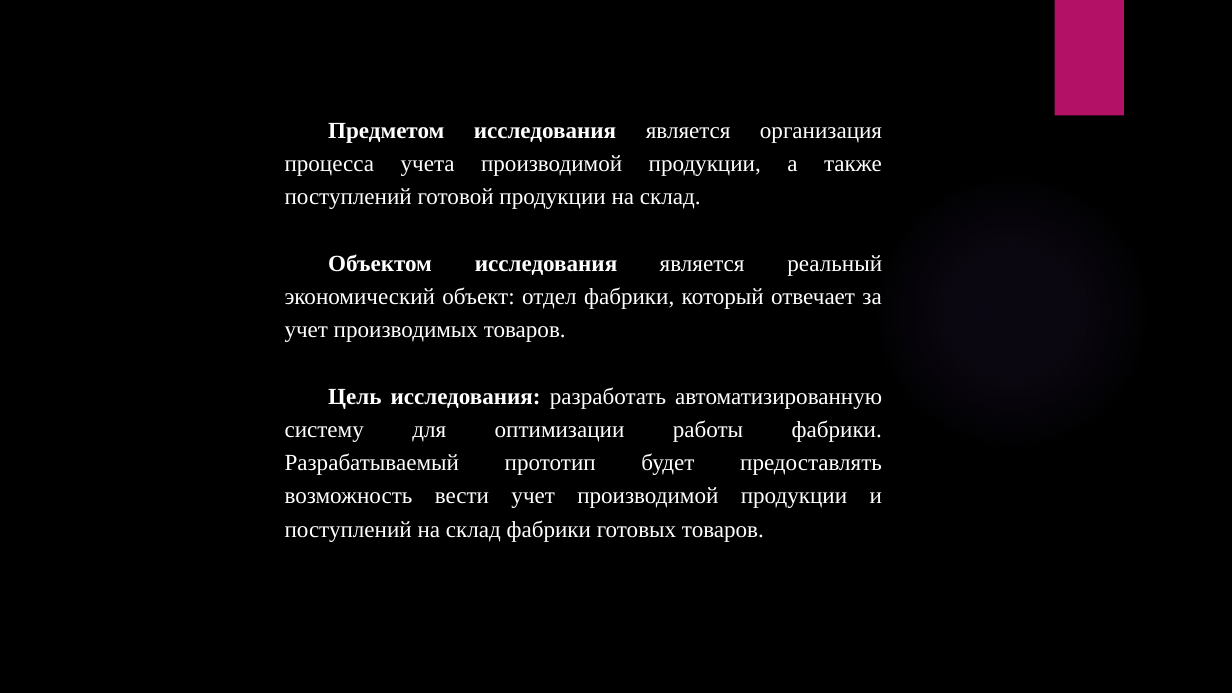
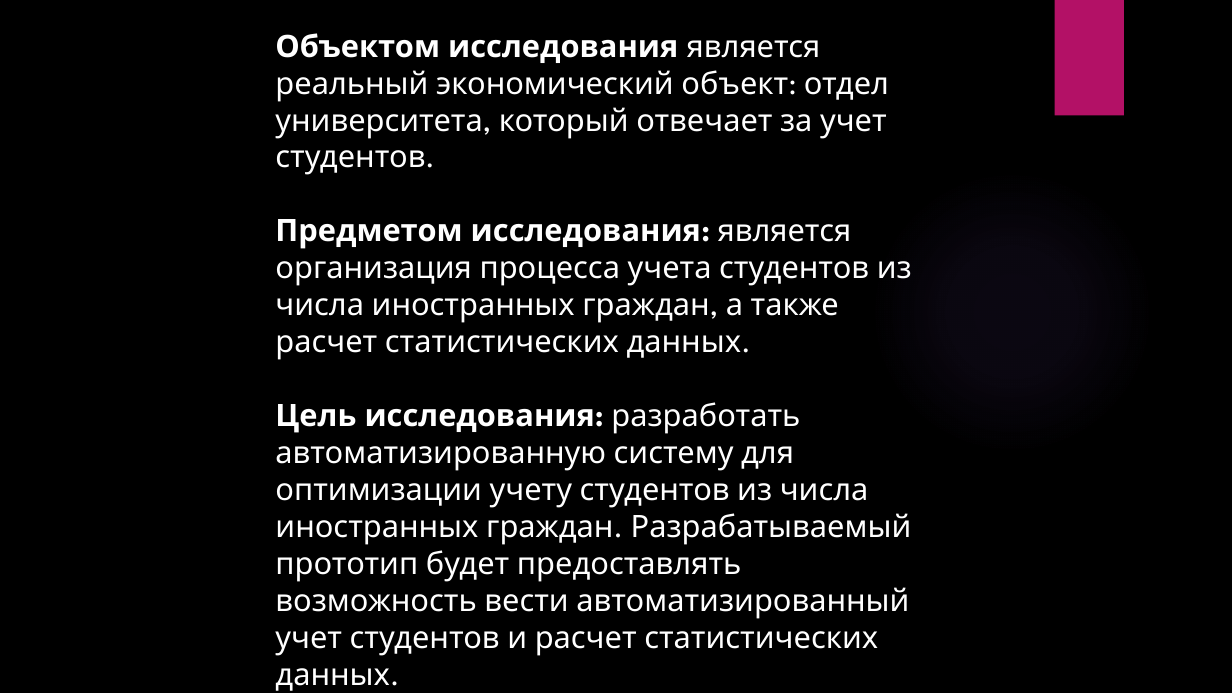
Before and after one commit to rokotov/inetnational-students, a slide deck: slide 2 of InetnationalStudents/Docs/Презентация.pptx. Drawn at 1232x693 pixels with LibreOffice and Linux fonts; fonts in the diff are those of the drawing; background and template pictures are left out. Boxes give left, top, right and bottom in pixels: in the first picture for what was removed or moved away, otherwise in the second. Text is boxed around its words. In the diff, an @@ line names an element or a change of style, - is before the commit and + after.

```diff
--- a/InetnationalStudents/Docs/Презентация.pptx
+++ b/InetnationalStudents/Docs/Презентация.pptx
@@ text at [275, 33, 912, 691]: text changed; size 18 to 24 pt; font Times New Roman to League Spartan @@
-Предметом исследования является организация процесса учета производимой продукции, а также поступлений готовой продукции на склад.
-Объектом исследования является реальный экономический объект: отдел фабрики, который отвечает за учет производимых товаров.
-Цель исследования: разработать автоматизированную систему для оптимизации работы фабрики. Разрабатываемый прототип будет предоставлять возможность вести учет производимой продукции и поступлений на склад фабрики готовых товаров.
+Объектом исследования является реальный экономический объект: отдел университета, который отвечает за учет студентов.
+Предметом исследования: является организация процесса учета студентов из числа иностранных граждан, а также расчет статистических данных.
+Цель исследования: разработать автоматизированную систему для оптимизации учету студентов из числа иностранных граждан. Разрабатываемый прототип будет предоставлять возможность вести автоматизированный учет студентов и расчет статистических данных.
```
Also in this commit, not shown: 6 slides added, 3 slides removed, 1 other file.
